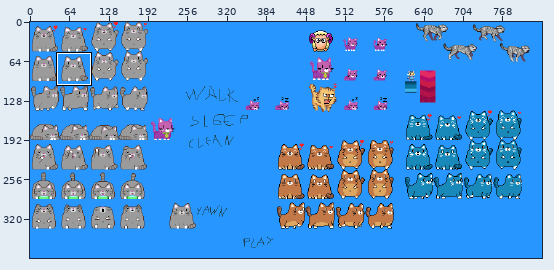
Sprite sheet: ClickDev.gmx/GFX/player.png. The picture above shows the old version from afar; the outline marks the close-up.
Close-up. Earlier state:
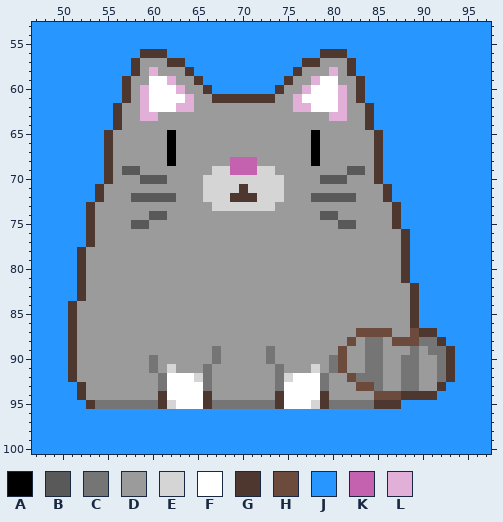
The file is 832x384 pixels. Colours within 5 levels of each other are drawn and written as one. Shown: x 47..97, y 53..100. The commit also changed other parts of the picture, which this record leaves out.
Palette (. is transparent): A #000000  B #595959  C #757575  D #9b9b9b  E #d5d5d5  F #ffffff  G #4e372e  H #6c4a3c  J #2797ff  K #c562b0  L #e1afd7
Pixels before (only the part around the change), first column x 47:
53 JJJJJJJJJJJJJJJJJJJJJJJJJJJJJJJJJJJJJJJJJJJJJJJJJJJ
54 JJJJJJJJJJJJJJJJJJJJJJJJJJJJJJJJJJJJJJJJJJJJJJJJJJJ
55 JJJJJJJJJJJJJJJJJJJJJJJJJJJJJJJJJJJJJJJJJJJJJJJJJJJ
56 JJJJJJJJJJJJGGGJJJJJJJJJJJJJJJJJGGGJJJJJJJJJJJJJJJJ
57 JJJJJJJJJJJGDDDGGJJJJJJJJJJJJJGGDDDGJJJJJJJJJJJJJJJ
58 JJJJJJJJJJJGDLDDDGJJJJJJJJJJJGDDDLDGJJJJJJJJJJJJJJJ
59 JJJJJJJJJJGDDFFLDDGJJJJJJJJJGDDLFFDDGJJJJJJJJJJJJJJ
60 JJJJJJJJJJGDLFFFLDDGJJJJJJJGDDLFFFLDGJJJJJJJJJJJJJJ
61 JJJJJJJJJJGDLFFFFLDDGGGGGGGDDLFFFFLDGJJJJJJJJJJJJJJ
62 JJJJJJJJJGDDLFFFLLDDDDDDDDDDDLLFFFLDDGJJJJJJJJJJJJJ
63 JJJJJJJJJGDDLLDDDDDDDDDDDDDDDDDDDLLDDGJJJJJJJJJJJJJ
64 JJJJJJJJJGDDDDDDDDDDDDDDDDDDDDDDDDDDDGJJJJJJJJJJJJJ
65 JJJJJJJJGDDDDDDADDDDDDDDDDDDDDDADDDDDDGJJJJJJJJJJJJ
66 JJJJJJJJGDDDDDDADDDDDDDDDDDDDDDADDDDDDGJJJJJJJJJJJJ
67 JJJJJJJJGDDDDDDADDDDDDDDDDDDDDDADDDDDDGJJJJJJJJJJJJ
68 JJJJJJJJGDDDDDDADDDDDDKKKDDDDDDADDDDDDGJJJJJJJJJJJJ
69 JJJJJJJJGDBBDDDDDDDDEEKKKEEDDDDDDDDBBDGJJJJJJJJJJJJ
70 JJJJJJJJGDDDBBBDDDDEEEEEEEEEDDDDBBBDDDGJJJJJJJJJJJJ
71 JJJJJJJGDDDDDDDDDDDEEEEGEEEEDDDDDDDDDDDGJJJJJJJJJJJ
72 JJJJJJJGDDDBBBBBDDDEEEGGGEEEDDDBBBBBDDDGJJJJJJJJJJJ
73 JJJJJJGDDDDDDDDDDDDDEEEEEEEDDDDDDDDDDDDDGJJJJJJJJJJ
74 JJJJJJGDDDDDDBBDDDDDDDDDDDDDDDDDBBDDDDDDGJJJJJJJJJJ
75 JJJJJJGDDDDBBDDDDDDDDDDDDDDDDDDDDDBBDDDDGJJJJJJJJJJ
76 JJJJJJGDDDDDDDDDDDDDDDDDDDDDDDDDDDDDDDDDDGJJJJJJJJJ
77 JJJJJJGDDDDDDDDDDDDDDDDDDDDDDDDDDDDDDDDDDGJJJJJJJJJ
78 JJJJJGDDDDDDDDDDDDDDDDDDDDDDDDDDDDDDDDDDDGJJJJJJJJJ
79 JJJJJGDDDDDDDDDDDDDDDDDDDDDDDDDDDDDDDDDDDGJJJJJJJJJ
80 JJJJJGDDDDDDDDDDDDDDDDDDDDDDDDDDDDDDDDDDDGJJJJJJJJJ
81 JJJJJGDDDDDDDDDDDDDDDDDDDDDDDDDDDDDDDDDDDGJJJJJJJJJ
82 JJJJJGDDDDDDDDDDDDDDDDDDDDDDDDDDDDDDDDDDDDGJJJJJJJJ
83 JJJJJGDDDDDDDDDDDDDDDDDDDDDDDDDDDDDDDDDDDDGJJJJJJJJ
84 JJJJGDDDDDDDDDDDDDDDDDDDDDDDDDDDDDDDDDDDDDGJJJJJJJJ
85 JJJJGDDDDDDDDDDDDDDDDDDDDDDDDDDDDDDDDDDDDDGJJJJJJJJ
86 JJJJGDDDDDDDDDDDDDDDDDDDDDDDDDDDDDDDDDDDDDGJJJJJJJJ
87 JJJJGDDDDDDDDDDDDDDDDDDDDDDDDDDDDDDDHHHHDDHGGJJJJJJ
88 JJJJGDDDDDDDDDDDDDDDDDDDDDDDDDDDDDDHDCCDHHHCCGJJJJJ
89 JJJJGDDDDDDDDDDDDDDDCDDDDDCDDDDDDDHDDCCDDDCDCCGJJJJ
90 JJJJGDDDDDDDDCDDDDDDCDDDDDCDDDDDDCHDDCCDDCCDDCGJJJJ
91 JJJJGDDDDDDDDCDEDDDCDDDDDDDCDDDEDCHDDCCDDCCDDCGJJJJ
92 JJJJGDDDDDDDDDCFFFECDDDDDDDCEFFFCDDHCCCDDCCDDCGJJJJ
93 JJJJJGDDDDDDDDCFFFFCDDDDDDDCFFFFCDDDHHCDDCCDDGJJJJJ
94 JJJJJGDDDDDDDDGFFFFGDDDDDDDGFFFFGDDDDDHHHGGGGJJJJJJ
95 JJJJJJGCCCCCCCGEFFFGCCCCCCCGFFFEGCCCCCGGGJJJJJJJJJJ
96 JJJJJJJJJJJJJJJJJJJJJJJJJJJJJJJJJJJJJJJJJJJJJJJJJJJ
97 JJJJJJJJJJJJJJJJJJJJJJJJJJJJJJJJJJJJJJJJJJJJJJJJJJJ
98 JJJJJJJJJJJJJJJJJJJJJJJJJJJJJJJJJJJJJJJJJJJJJJJJJJJ
The result:
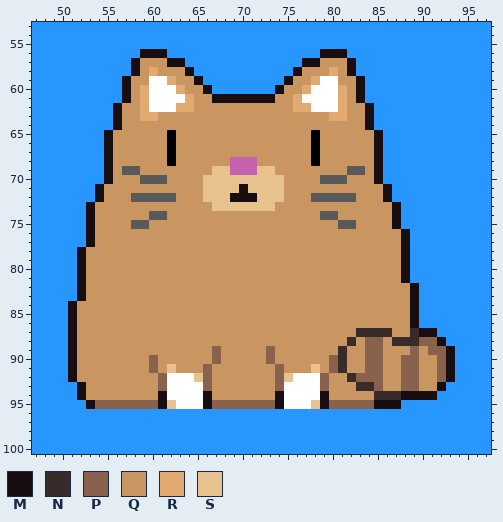
Colours new in this view: M #180e12  N #392b2a  P #89624d  Q #c99560  R #e2a971  S #e8c28e
Diff:
Changed rows in their new state; - is an unchanged pixel.
first column x 51:
 56 --------MMM-----------------MMM------------
 57 -------MQQQMM-------------MMQQQM-----------
 58 -------MQRQQQM-----------MQQQRQM-----------
 59 ------MQQ--RQQM---------MQQR--QQM----------
 60 ------MQR---RQQM-------MQQR---RQM----------
 61 ------MQR----RQQMMMMMMMQQR----RQM----------
 62 -----MQQR---RRQQQQQQQQQQQRR---RQQM---------
 63 -----MQQRRQQQQQQQQQQQQQQQQQQQRRQQM---------
 64 -----MQQQQQQQQQQQQQQQQQQQQQQQQQQQM---------
 65 ----MQQQQQQ-QQQQQQQQQQQQQQQ-QQQQQQM--------
 66 ----MQQQQQQ-QQQQQQQQQQQQQQQ-QQQQQQM--------
 67 ----MQQQQQQ-QQQQQQQQQQQQQQQ-QQQQQQM--------
 68 ----MQQQQQQ-QQQQQQ---QQQQQQ-QQQQQQM--------
 69 ----MQ--QQQQQQQQSS---SSQQQQQQQQ--QM--------
 70 ----MQQQ---QQQQSSSSSSSSSQQQQ---QQQM--------
 71 ---MQQQQQQQQQQQSSSSMSSSSQQQQQQQQQQQM-------
 72 ---MQQQ-----QQQSSSMMMSSSQQQ-----QQQM-------
 73 --MQQQQQQQQQQQQQSSSSSSSQQQQQQQQQQQQQM------
 74 --MQQQQQQ--QQQQQQQQQQQQQQQQQ--QQQQQQM------
 75 --MQQQQ--QQQQQQQQQQQQQQQQQQQQQ--QQQQM------
 76 --MQQQQQQQQQQQQQQQQQQQQQQQQQQQQQQQQQQM-----
 77 --MQQQQQQQQQQQQQQQQQQQQQQQQQQQQQQQQQQM-----
 78 -MQQQQQQQQQQQQQQQQQQQQQQQQQQQQQQQQQQQM-----
 79 -MQQQQQQQQQQQQQQQQQQQQQQQQQQQQQQQQQQQM-----
 80 -MQQQQQQQQQQQQQQQQQQQQQQQQQQQQQQQQQQQM-----
 81 -MQQQQQQQQQQQQQQQQQQQQQQQQQQQQQQQQQQQM-----
 82 -MQQQQQQQQQQQQQQQQQQQQQQQQQQQQQQQQQQQQM----
 83 -MQQQQQQQQQQQQQQQQQQQQQQQQQQQQQQQQQQQQM----
 84 MQQQQQQQQQQQQQQQQQQQQQQQQQQQQQQQQQQQQQM----
 85 MQQQQQQQQQQQQQQQQQQQQQQQQQQQQQQQQQQQQQM----
 86 MQQQQQQQQQQQQQQQQQQQQQQQQQQQQQQQQQQQQQM----
 87 MQQQQQQQQQQQQQQQQQQQQQQQQQQQQQQQNNNNQQNMM--
 88 MQQQQQQQQQQQQQQQQQQQQQQQQQQQQQQNQPPQNNNPPM-
 89 MQQQQQQQQQQQQQQQPQQQQQPQQQQQQQNQQPPQQQPQPPM
 90 MQQQQQQQQPQQQQQQPQQQQQPQQQQQQPNQQPPQQPPQQPM
 91 MQQQQQQQQPQSQQQPQQQQQQQPQQQSQPNQQPPQQPPQQPM
 92 MQQQQQQQQQP---SPQQQQQQQPS---PQQNPPPQQPPQQPM
 93 -MQQQQQQQQP----PQQQQQQQP----PQQQNNPQQPPQQM-
 94 -MQQQQQQQQM----MQQQQQQQM----MQQQQQNNNMMMM--
 95 --MPPPPPPPMS---MPPPPPPPM---SMPPPPPMMM------
Pixel boxes of the changes (left, top, right, bottom) in both close-ups:
changed: (68, 49, 455, 409)
